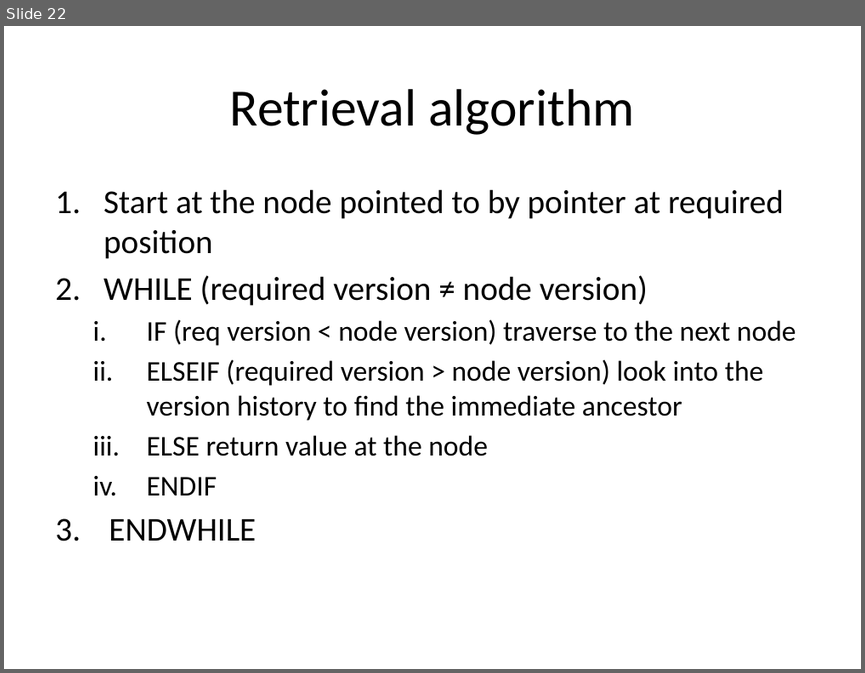
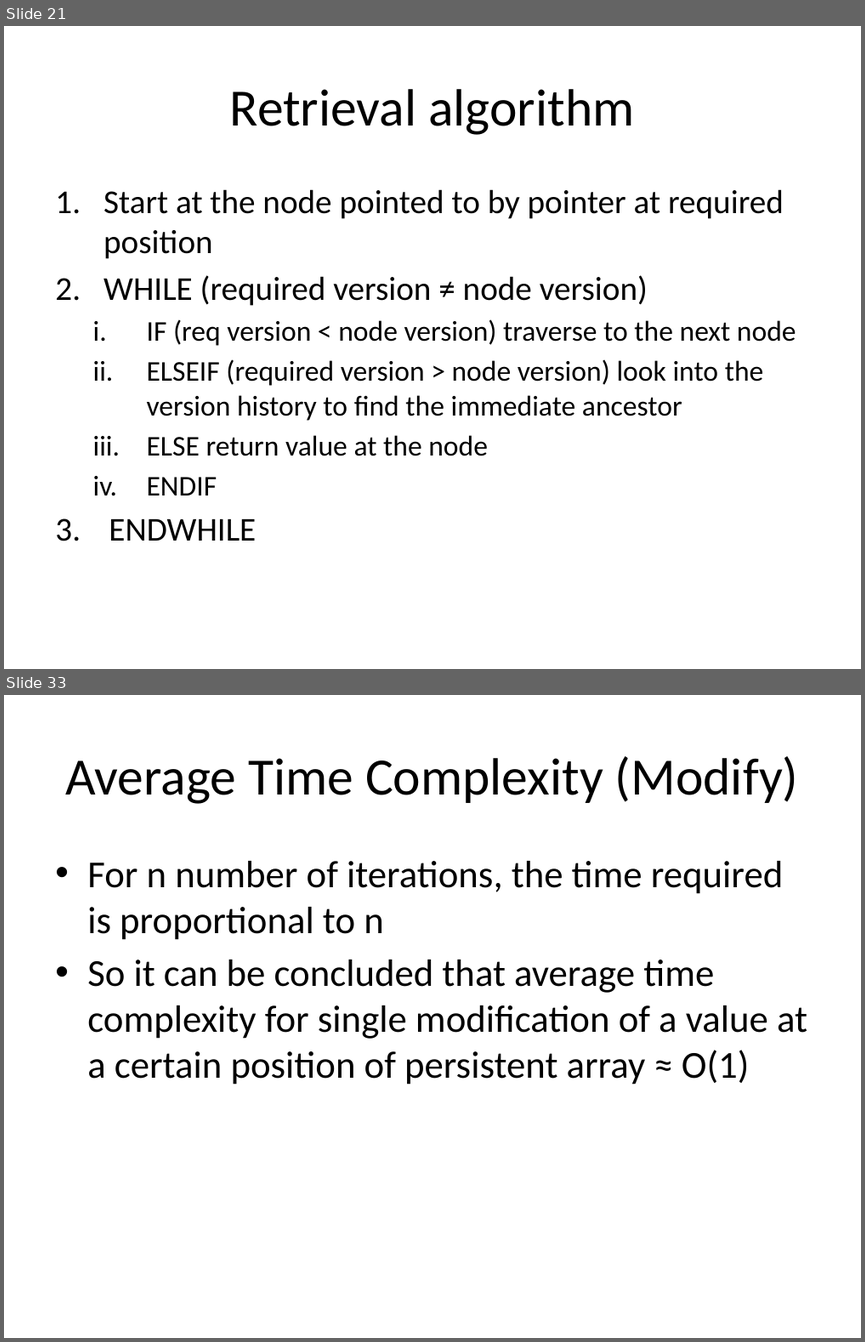
Before and after one commit to SirArthur7/PersistantDataStructure, a slide deck: Kanko/Persistent Array.pptx. Shown one above the other, each under a label of ours: slide 22 before the commit, slides 21 and 33 after it; the slides between them are not shown. The pictures are 865x673 and 865x1342 pixels, drawn with LibreOffice and Linux fonts; fonts in the diff are those of the drawing. Boxes give left, top, right and bottom in pixels: in the first picture for what was removed or moved away, otherwise in the second. Text is boxed around its words. In the diff, an @@ line names an element or a change of style, - is before the commit and + after.

```diff
--- a/Kanko/Persistent Array.pptx
+++ b/Kanko/Persistent Array.pptx
@@ slide 33 added at bbox=[4, 695, 861, 1338], background #FFFFFF @@
@@ title added at bbox=[65, 756, 799, 804], 44 pt, text #000000 @@
+Average Time Complexity (Modify)
@@ text added at bbox=[87, 861, 807, 1084], 32 pt, text #000000 @@
+• For n number of iterations, the time required is proportional to n
+• So it can be concluded that average time complexity for single modification of a value at a certain position of persistent array ≈ O(1)
@@ what was slide 22 is now slide 21 @@
```
Also in this commit, not shown: 12 slides changed, 11 other slides added, 2 slides removed, 16 other files.
